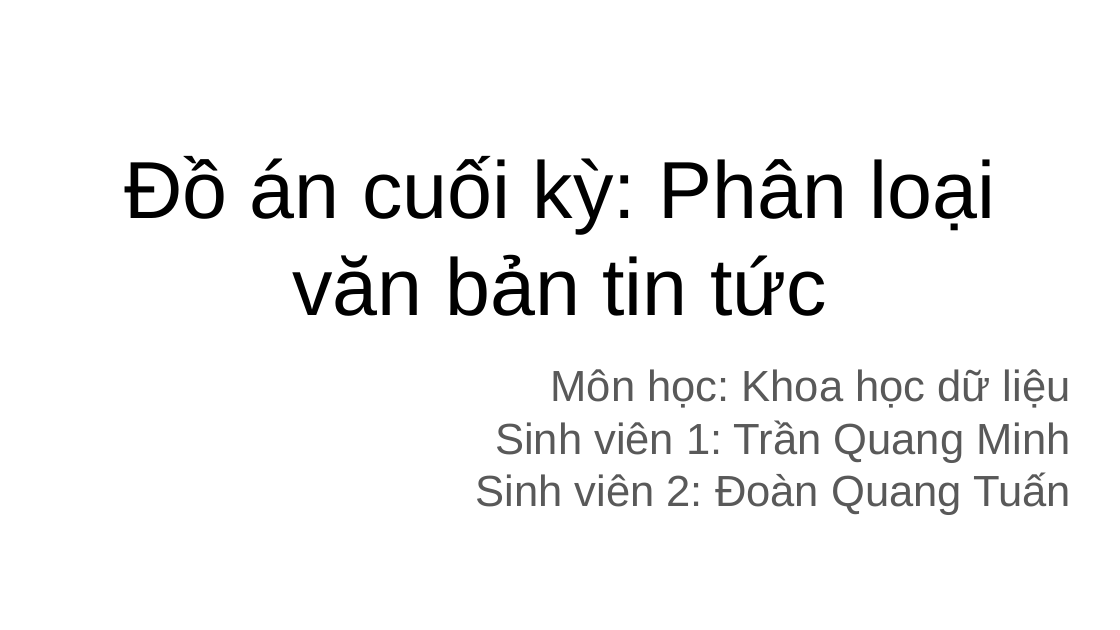
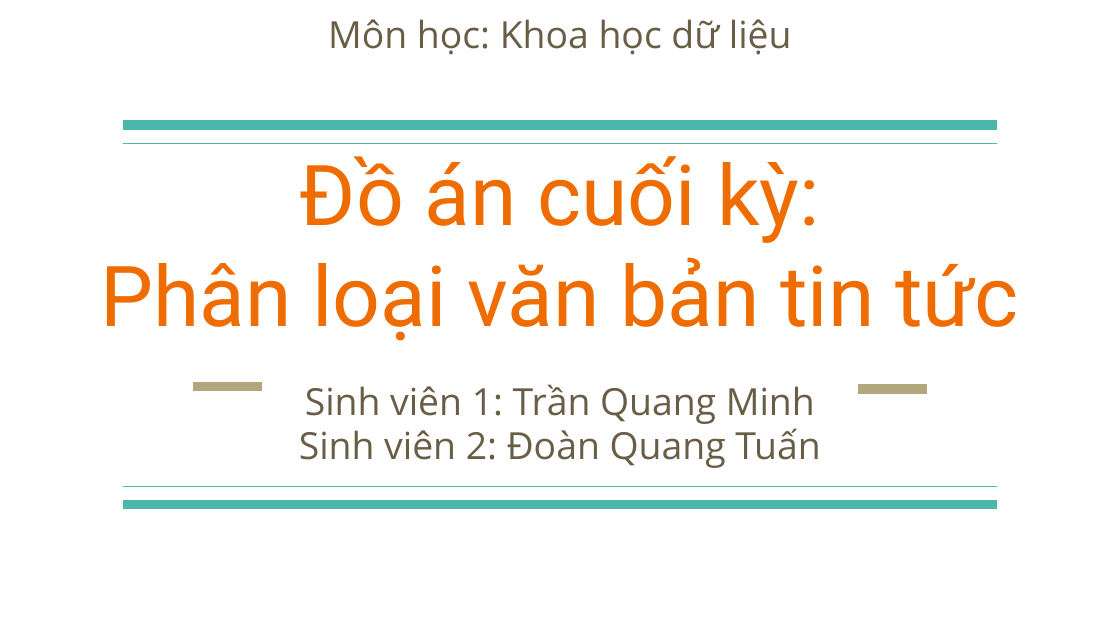
Before and after one commit to tuandoan998/DS_Final_Project, a slide deck: slide 1 of misc/docs/slide.pptx. Drawn at 1120x630 pixels with LibreOffice and Linux fonts; fonts in the diff are those of the drawing. Boxes give left, top, right and bottom in pixels: in the first picture for what was removed or moved away, otherwise in the second. Text is boxed around its words. In the diff, an @@ line names an element or a change of style, - is before the commit and + after.

```diff
--- a/misc/docs/slide.pptx
+++ b/misc/docs/slide.pptx
@@ text added at [328, 19, 792, 55], 24 pt, text #695D46 @@
+Môn học: Khoa học dữ liệu
@@ line added from (997, 125) to (123, 125), #4DB6AC 6 pt @@
@@ line added from (997, 143) to (123, 143), #4DB6AC 0.75 pt @@
@@ title at [100, 156, 1018, 341]: text changed; size 52 to 54 pt; font Arial to Roboto; text colour #000000 to #EF6C00 @@
-Đồ án cuối kỳ: Phân loại văn bản tin tức
+Đồ án cuối kỳ:
+Phân loại văn bản tin tức
@@ subtitle "Sinh viên 1: Trần Quang ...": place and size @@
-subtitle "Sinh viên 1: Trần Quang ..." at [476, 369, 1071, 515]
+subtitle "Sinh viên 1: Trần Quang ..." at [299, 384, 820, 468]
@@ subtitle "Sinh viên 1: Trần Quang ..." at [299, 384, 820, 468]: size 28 to 24 pt, font Arial to Open Sans, text colour #595959 to #695D46; alignment right to centre @@
@@ line added from (193, 386) to (262, 386), #B3A77D 6 pt @@
@@ subtitle at [551, 369, 1071, 408]: paragraph removed @@
-Môn học: Khoa học dữ liệu
@@ line added from (858, 389) to (927, 389), #B3A77D 6 pt @@
@@ line added from (123, 505) to (997, 505), #4DB6AC 6 pt @@
@@ line added from (123, 486) to (997, 486), #4DB6AC 0.75 pt @@
```
Also in this commit, not shown: 16 other slides changed, 4 slides added, 2 slides removed, 2 other files.
